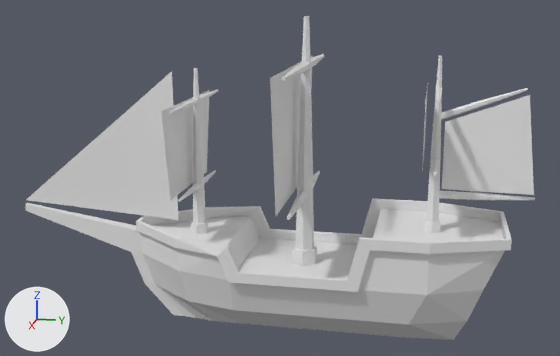
The Blender file background models/bg_4_big_pirate_ship.blend as it was, and as the next commit left it.
The view is the same before and after, from a camera (50 mm lens) standing at (14.75, 1.76, 6.4) and looking at (-0.06, -1.2, 2.7). The lights are fixed; the arrows at lower left show +X, +Y and +Z.

Names of what the first picture shows: 'Front Main Sail', 'Front Mast', 'Front Triangle Sail', 'Horizontal Part Bottom', 'Horizontal Part Bottom.001', 'Horizontal Part Top', 'Horizontal Part Top.001', 'Hull', 'Mast', 'Plane', 'Plane.001', 'Rear Mast', 'Rear Sail', 'Rear Sail Bottom Part', 'Rear Sail Top Part'.
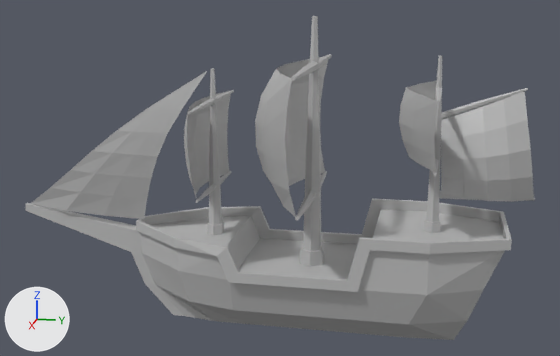
What changed in the scene script:
```text
Change me_cube_002:
    where me_cube_002.from_pydata(...)  # 186 vertices, 207 faces; spans x -1.41..1.41, y -6.77..3.23, z -0.39..2.01
    add me_cube_002.materials.append(mat_material_001)  # grey #bcbcbc
Change me_plane_001:
    used by ob_front_main_sail; location = (0.0, -3.06, 3.35); rotation_euler = (1.571, 0.0, 0.0), in degrees (90, 0, 0); scale = (1.2, 0.878, 0.878)
    remove me_plane_001.from_pydata(...)  # 4 vertices, 1 face; spans x -1.28..1.28, y -1.0..1.0, z 0.0
    add me_plane_001.from_pydata(...)  # 36 vertices, 25 faces; spans x -1.28..1.28, y -1.0..1.0, z -0.19..0.35
    me_plane_001 part 1: the whole mesh is rebuilt
    add me_plane_001.materials.append(mat_front_triangle_sail_material)  # grey #bcbcbc
Change me_plane_002:
    used by ob_front_triangle_sail; location = (0.0, -4.33, 3.35); rotation_euler = (0.0, 1.571, 0.0), in degrees (0, 90, 0)
    remove me_plane_002.from_pydata(...)  # 3 vertices, 1 face; spans x -1.42..1.66, y -2.44..0.98, z -0.08..0.0
    add me_plane_002.from_pydata(...)  # 25 vertices, 16 faces; spans x -1.47..1.65, y -2.7..1.36, z -0.01..0.42
    me_plane_002 part 2: the whole mesh is rebuilt
    add me_plane_002.materials.append(mat_front_triangle_sail_material)  # grey #bcbcbc
Change me_plane_005:
    used by ob_plane_001; location = (0.0, 2.97, 3.65); rotation_euler = (0.0, 1.571, 0.0), in degrees (0, 90, 0)
    remove me_plane_005.from_pydata(...)  # 4 vertices, 1 face; spans x -0.85..1.0, y -1.0..0.68, z 0.0..0.11
    add me_plane_005.from_pydata(...)  # 25 vertices, 16 faces; spans x -0.91..1.11, y -1.07..0.7, z 0.54..1.23
    me_plane_005 part 4: the whole mesh is rebuilt
    add me_plane_005.materials.append(mat_front_triangle_sail_material)  # grey #bcbcbc
Change me_circle:
    where me_circle.from_pydata(...)  # 66 vertices, 61 faces; spans x -0.23..0.23, y -0.27..0.27, z 0.0..4.89
    add me_circle.materials.append(mat_material_002)  # grey #bcbcbc
Change me_circle_011:
    where me_circle_011.from_pydata(...)  # 66 vertices, 61 faces; spans x -0.23..0.23, y -0.27..0.27, z 0.0..4.89
    add me_circle_011.materials.append(mat_material_002)  # grey #bcbcbc
Change me_plane_004:
    used by ob_rear_sail; location = (0.0, 1.83, 4.07); rotation_euler = (1.571, 0.0, 0.0), in degrees (90, 0, 0); scale = (0.476, 0.476, 0.476)
    remove me_plane_004.from_pydata(...)  # 4 vertices, 1 face; spans x -3.24..3.24, y -1.78..1.0, z 0.47
    add me_plane_004.from_pydata(...)  # 25 vertices, 16 faces; spans x -3.23..3.25, y -1.75..1.07, z -0.02..1.49
    me_plane_004 part 3: the whole mesh is rebuilt
    add me_plane_004.materials.append(mat_front_triangle_sail_material)  # grey #bcbcbc
Change ob_front_mast:
    ob_front_mast.location: (0.0, -2.88, 1.49) -> (0.0, -2.54, 1.49)
Change ob_horizontal_part_top_001:
    ob_horizontal_part_top_001.location: (0.0, -2.88, 4.22) -> (0.0, -2.54, 4.22)
Change ob_horizontal_part_bottom_001:
    ob_horizontal_part_bottom_001.location: (0.0, -2.88, 2.49) -> (0.0, -2.54, 2.49)
Change ob_front_main_sail:
    ob_front_main_sail.location: (0.0, -3.06, 3.35) -> (0.0, -2.72, 3.35)
Change ob_front_triangle_sail:
    ob_front_triangle_sail.location: (0.0, -4.33, 3.35) -> (0.0, -3.99, 3.35)
Change ob_plane_001:
    ob_plane_001.location: (0.0, 2.97, 3.65) -> (-0.64, 2.97, 3.65)
Change ob_mast:
    ob_mast.location: (0.0, -0.68, 0.99) -> (0.0, -0.52, 0.99)
Change ob_horizontal_part_top:
    ob_horizontal_part_top.location: (0.0, -0.68, 4.95) -> (0.0, -0.52, 4.95)
Change ob_horizontal_part_bottom:
    ob_horizontal_part_bottom.location: (0.0, -0.68, 2.44) -> (0.0, -0.52, 2.44)
Remove ob_plane:
    ob_plane = bpy.data.objects.new('Plane', me_plane_003)
Add ob_main_sail:
    ob_main_sail = bpy.data.objects.new('Main Sail', me_plane_003_1)  # 36 vertices, 25 faces; spans x -2.25..2.24, y -1.04..1.5, z 0.04..1.13; in mat_front_triangle_sail_material (grey #bcbcbc)
    ob_main_sail.location = (0.0, -0.5, 3.45)
    ob_main_sail.rotation_euler = (1.571, 0.0, 0.0)  # degrees (90, 0, 0)
```

What differs and where, as boxes (x1, y1, x2, y2) in the pictures (560 x 356 px):
'Hull', recoloured: (25, 198, 512, 340) in both
'Front Triangle Sail', reshaped, moved (16% wider): before (26, 71, 178, 220); after (30, 71, 207, 219)
'Plane.001', reshaped, moved (10% taller): before (442, 95, 534, 195); after (441, 91, 534, 201)
'Main Sail', added: after (255, 57, 328, 217)
'Mast', recoloured, moved: before (292, 16, 317, 266); after (300, 16, 324, 267)
'Front Main Sail', reshaped, moved: before (161, 90, 209, 200); after (184, 91, 231, 200)
'Plane', deleted: before (270, 55, 313, 216)
'Front Mast', moved: before (191, 68, 208, 234); after (207, 68, 224, 235)
'Rear Sail', reshaped: before (422, 84, 428, 171); after (399, 81, 438, 173)
'Rear Mast', recoloured: (424, 56, 442, 233) in both
'Horizontal Part Bottom', moved: before (287, 171, 320, 220); after (295, 171, 327, 220)
'Horizontal Part Top', moved: before (282, 54, 324, 81); after (291, 54, 331, 81)
'Horizontal Part Top.001', moved: before (170, 89, 219, 113); after (188, 90, 234, 114)
'Horizontal Part Bottom.001', moved: before (178, 170, 216, 202); after (196, 171, 231, 203)
